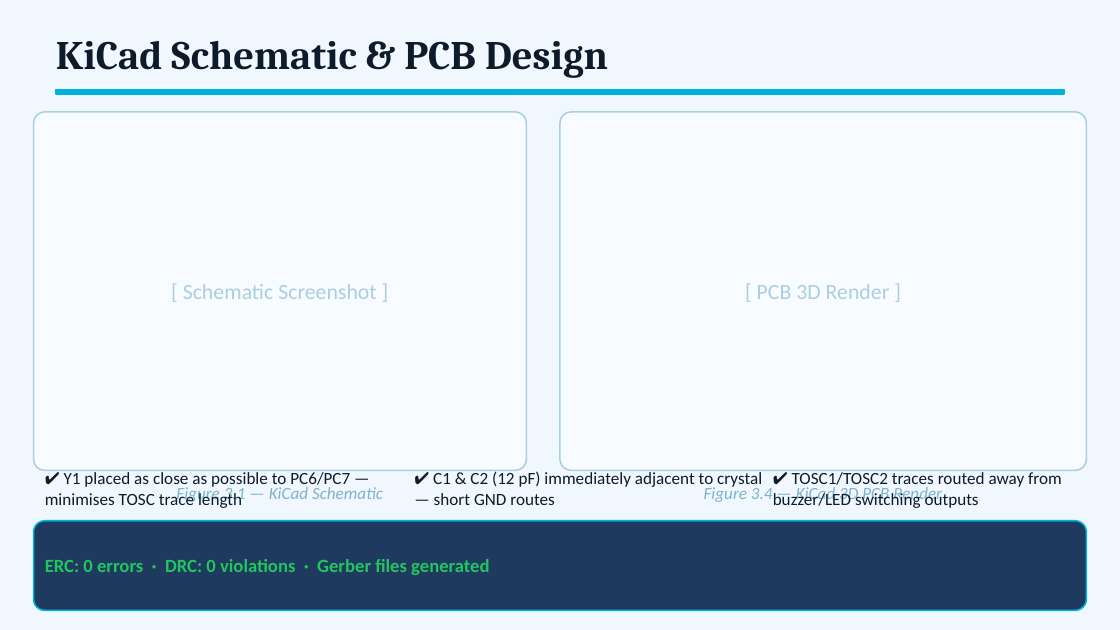
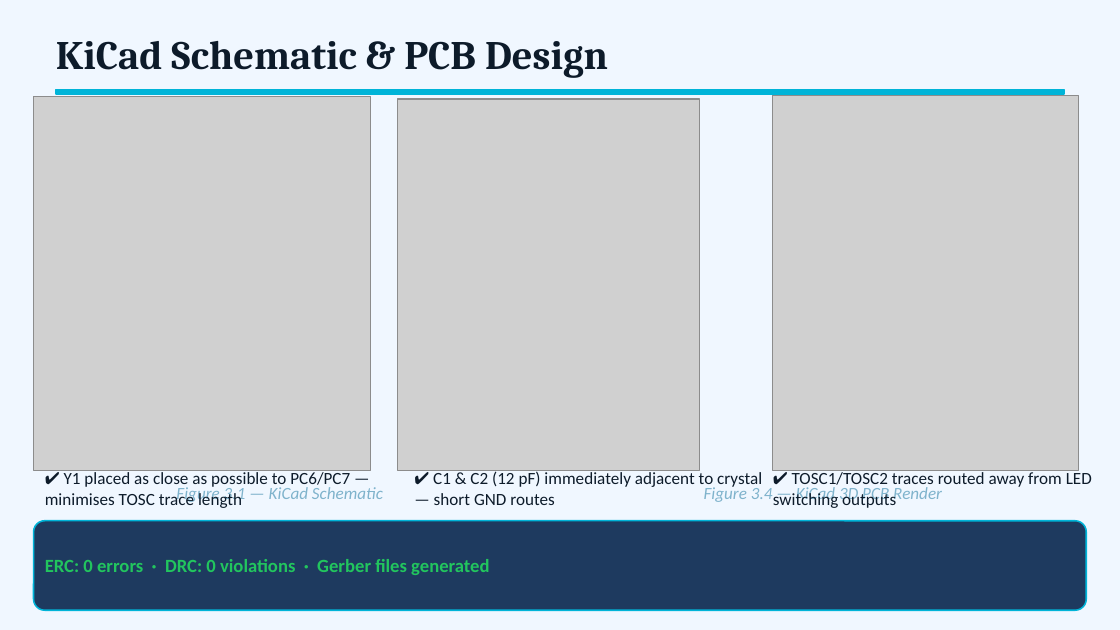
Before and after one commit to Lerrinsyron/ATmega32_Asynchronous_Timer2_Timekeeping, a slide deck: slide 6 of documentation/Project13_Presentation.pptx. Drawn at 1120x630 pixels with LibreOffice and Linux fonts; fonts in the diff are those of the drawing; grey boxes stand for pictures. Boxes give left, top, right and bottom in pixels: in the first picture for what was removed or moved away, otherwise in the second. Text is boxed around its words. In the diff, an @@ line names an element or a change of style, - is before the commit and + after.

```diff
--- a/documentation/Project13_Presentation.pptx
+++ b/documentation/Project13_Presentation.pptx
@@ rounded rectangle removed at (x1=34, y1=112, x2=526, y2=470) @@
@@ picture added at (x1=34, y1=96, x2=371, y2=470) @@
@@ picture added at (x1=398, y1=99, x2=700, y2=470) @@
@@ rounded rectangle removed at (x1=560, y1=112, x2=1086, y2=470) @@
@@ picture added at (x1=773, y1=95, x2=1079, y2=470) @@
@@ text removed at (x1=183, y1=284, x2=376, y2=299) @@
-[ Schematic Screenshot ]
@@ text removed at (x1=757, y1=284, x2=890, y2=299) @@
-[ PCB 3D Render ]
@@ text at (x1=773, y1=472, x2=1092, y2=508): text changed @@
-✔ TOSC1/TOSC2 traces routed away from buzzer/LED switching outputs
+✔ TOSC1/TOSC2 traces routed away from LED switching outputs
```
Also in this commit, not shown: 6 other slides changed.
